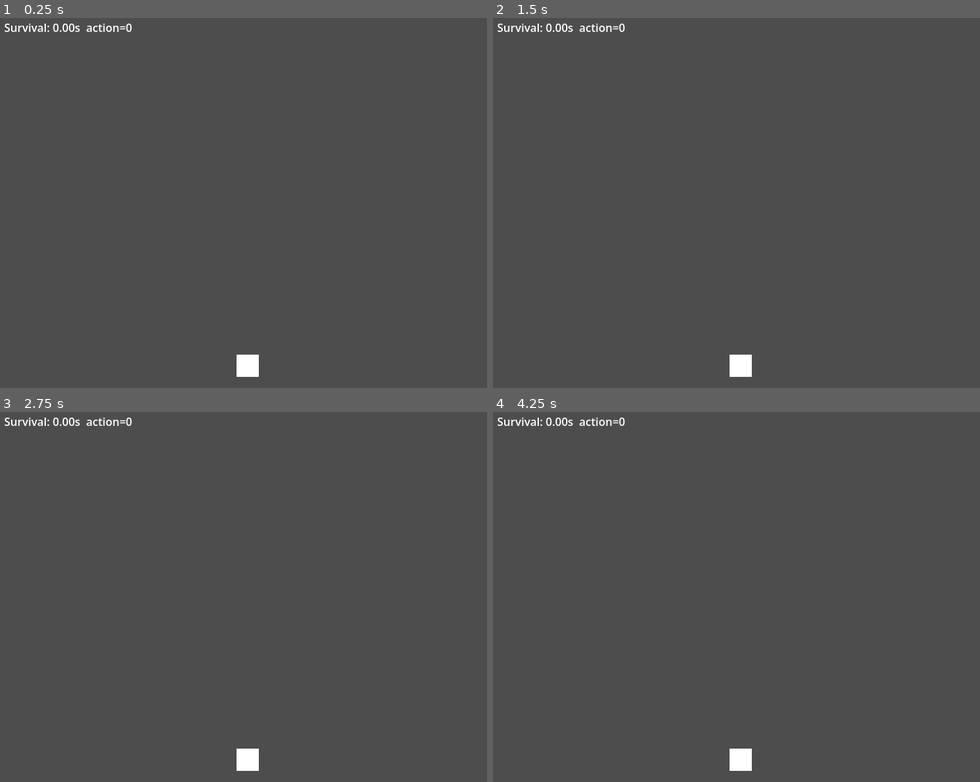
Above: before the commit, frames 1-4 (two rows, left to right).
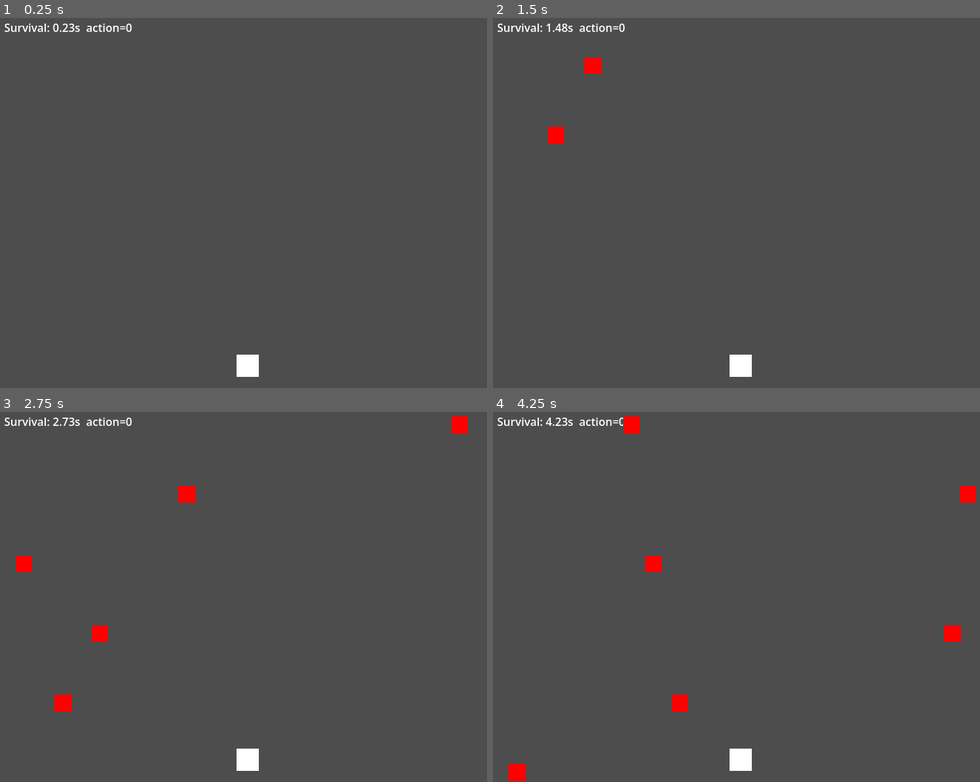
Above: after the commit, the same moments.

Repository: trzz333/sight
Game: Godot game, scene res://scenes/main.tscn
Two runs of this game, one before a commit and one after it. Both use one fixed random seed, a clock stepped at 60 frames per second and the inputs below.
Inputs:
- Up to frame 1 (0.25 s): no input
- Up to frame 2 (1.5 s): tap Enter at 0.5 s
- Up to frame 3 (2.75 s): no input
- Up to frame 4 (4.25 s): no input

The runs differ from the first frame. In frame 1, less than 0.1% of the frame differs, in the area x 12-16%, y 1-4%; in frame 2, 0.4%; in frame 3, 0.8%; in frame 4, 1.0%, in the area x 3-100%, y 1-100%.
Error before the commit: Parse Error: Cannot infer the type of "ac" variable because the value doesn't have a set type. (res://scripts/main.gd:110)

Commit message:
feat(godot): H3 step 3 in-process soft reset + parse blocker fix in main.gd
Lands the smallest in-process soft reset (docs/sight-h3-plan.md Decision 2)
that satisfies H3 step 3 and unblocks step 4. Soft reset clears hazards,
resets frame/death/spawn counters and run timing, repositions player to the
deterministic start captured at scene init, reseeds the global Godot RNG
from the request seed, logs episode_start, builds a stub observation, and
calls _tcp.send_reset_ok. The caller in _physics_process returns immediately
after dispatch so no normal game step runs on the reset frame.

Step 3 is intentionally NOT step 4: the obs vector is a 10-element zero
stub, marked with info.obs_stub=true and obs_stub_reason=
"step_4_observation_builder_pending" on both reset_ok and step_result. Step
requests are answered with a contract-valid step_result stub (no action
applied, no physics advanced) so the protocol path doesn't hang while the
real builder is pending.

Resolves the latent main.gd parse blocker recorded in the handoff. Lines
that read `var ac := _tcp.applied_count()` and `var rid := _tcp.run_id()`
failed Godot 4.6.2 stricter type inference because _tcp was declared as
untyped Variant. Smallest clean fix: type _tcp via the preloaded
TCP_CONTROLLER script const so all H3 API calls (mode, has_pending,
take_pending, send_reset_ok, send_step_result, send_error) and the
existing legacy methods (poll, log_applied, applied_count, run_id, start,
stop) resolve statically. Same nullable runtime semantics as before.

Validation: pytest tests/rl -v --tb=short -> 48 passed (baseline preserved,
no Python changes). Godot parse validation deferred: Godot 4.x not
installed on Strongerjr (existing external blocker, not a step-3
regression). The two-line fix above is mechanically forced by the
TCP_CONTROLLER public API signatures and is the minimum unblocking change.

No legacy v1 behavior touched. No Python transport. No observation
builder. No reward shaping. No frame skip. No subprocess fallback.

Diff:
--- a/games/signal-dodge/scripts/main.gd
+++ b/games/signal-dodge/scripts/main.gd
@@ -16,12 +16,17 @@
 const HAZARD_SIZE := 24
 const RANDOM_SEED := 42
 
+# H3 step 3 stub. Step 4 replaces these with the real observation builder.
+const H3_OBS_DIM := 10
+const H3_OBS_STUB_REASON := "step_4_observation_builder_pending"
+
 var _frame_counter := 0
 var _run_start_ms: int = 0
 var _alive := true
 var _hazards: Array = []
 var _hazard_id_counter := 0
-var _tcp = null  # tcp_controller.gd instance; kept duck-typed so method calls resolve dynamically
+var _player_start_pos := Vector2.ZERO  # H3 step 3: deterministic player respawn position captured at scene init.
+var _tcp: TCP_CONTROLLER = null  # H3 step 3: typed via preloaded TCP_CONTROLLER script const so Godot 4.6.2 type inference resolves applied_count()/run_id() and the H3 API surface (mode/has_pending_h3_request/take_pending_h3_request/send_reset_ok/send_step_result/send_error). Same nullable runtime semantics as the prior untyped Variant.
 var _tcp_mode := false
 var _tcp_ignore_death := false  # SIGHT_TCP_IGNORE_DEATH=1 + TCP mode: keep the run alive past collision for transport endurance tests. Default false; gameplay unchanged in non-TCP mode.
 # SIGHT_P3_ACTIONS_BUDGET is read once at _ready in TCP mode. Empty/missing/non-positive
@@ -34,6 +39,7 @@
 
 func _ready() -> void:
 	seed(RANDOM_SEED)
+	_player_start_pos = _player.position
 	_run_start_ms = Time.get_ticks_msec()
 	_tcp_mode = OS.get_environment("SIGHT_TCP_MODE") == "1"
 	_tcp_ignore_death = _tcp_mode and (OS.get_environment("SIGHT_TCP_IGNORE_DEATH") == "1")
@@ -92,6 +98,24 @@
 	var perceived := {"threat": false}
 	if _tcp_mode:
 		action = _tcp.poll(_frame_counter)
+		# H3 mode dispatch. tcp_controller.gd parks one validated reset/step request per
+		# tick; we consume it here at the deterministic physics point. Reset performs the
+		# in-process soft reset and short-circuits the rest of the tick (no normal game
+		# step on the reset frame). Step returns a contract-valid stub step_result so the
+		# protocol path doesn't hang; the real obs builder and action wiring land in step 4.
+		if _tcp.mode() == TCP_CONTROLLER.MODE_H3 and _tcp.has_pending_h3_request():
+			var req: Dictionary = _tcp.take_pending_h3_request()
+			var rtype := str(req.get("type", ""))
+			match rtype:
+				"reset":
+					_h3_perform_soft_reset(req)
+					return
+				"step":
+					_h3_send_step_stub(req)
+					return
+				_:
+					push_warning("h3: unexpected pending request type: %s" % rtype)
+					return
 	else:
 		state = _agent.capture(_player, _hazards)
 		perceived = _agent.perceive(state)
@@ -196,3 +220,70 @@
 		_tcp.stop()
 	_survival_label.text = "DEAD  t=%.2fs" % survival_time
 	get_tree().quit()
+
+# --- H3 soft reset and step stub ----------------------------------------------
+#
+# Step 3 boundary. _h3_perform_soft_reset implements Decision 2 (in-process soft reset)
+# and returns the stub observation; step 4 will replace _h3_zero_obs with the real builder
+# defined in docs/sight-h3-plan.md section 2. _h3_send_step_stub keeps the protocol path
+# alive without applying actions or advancing physics; that wiring also lands in step 4.
+
+func _h3_zero_obs() -> Array:
+	# Step 3 stub vector. 10 floats, all 0.0. Step 4 replaces with the real builder.
+	var obs: Array = []
+	obs.resize(H3_OBS_DIM)
+	for i in range(H3_OBS_DIM):
+		obs[i] = 0.0
+	return obs
+
+func _h3_perform_soft_reset(req: Dictionary) -> void:
+	# Reset ordering follows docs/sight-h3-plan.md Decision 2 plus the GPT directive:
+	# clear hazards, reset frame/death/spawn counters, reset run timing, reposition player
+	# to the deterministic start, reseed the global RNG from the request seed, log the
+	# episode_start event, build the stub obs/info, and send reset_ok. The caller in
+	# _physics_process returns immediately after this so no normal game step runs on the
+	# reset frame. tcp_controller.gd has already validated required fields and stamped
+	# the active episode_id onto its own state; we stamp run_id/episode_id/protocol via
+	# the send helper so wire keys cannot drift here.
+	for h in _hazards:
+		if is_instance_valid(h):
+			h.queue_free()
+	_hazards.clear()
+	_frame_counter = 0
+	_alive = true
+	_hazard_id_counter = 0
+	_run_start_ms = Time.get_ticks_msec()
+	_player.position = _player_start_pos
+	var seed_value: int = int(req.get("seed", RANDOM_SEED))
+	seed(seed_value)
+	var max_steps: int = int(req.get("max_steps", 0))
+	var episode_id: String = str(req.get("episode_id", ""))
+	SightLog.log_event("episode_start", {
+		"episode_id": episode_id,
+		"seed": seed_value,
+		"max_steps": max_steps,
+		"frame": _frame_counter,
+	})
+	var info := {
+		"obs_stub": true,
+		"obs_stub_reason": H3_OBS_STUB_REASON,
+		"seed": seed_value,
+		"max_steps": max_steps,
+		"frame": _frame_counter,
+	}
+	_tcp.send_reset_ok(_frame_counter, _h3_zero_obs(), false, false, info)
+	_survival_label.text = "RESET seed=%d ep=%s" % [seed_value, episode_id]
+
+func _h3_send_step_stub(req: Dictionary) -> void:
+	# Contract-valid step_result without expanding into the step-4 observation builder or
+	# action wiring. Echoes seq, returns zeroed obs, no reward, not terminal, and the
+	# explicit obs_stub markers so harness clients can detect the stub state. The current
+	# physics tick is short-circuited (caller returns), so this does not double-step the
+	# world; the world cadence under H3 is finalized in step 4/5.
+	var seq: int = int(req.get("seq", -1))
+	var info := {
+		"obs_stub": true,
+		"obs_stub_reason": H3_OBS_STUB_REASON,
+		"frame": _frame_counter,
+	}
+	_tcp.send_step_result(seq, _frame_counter, _h3_zero_obs(), 0.0, false, false, "", info)
